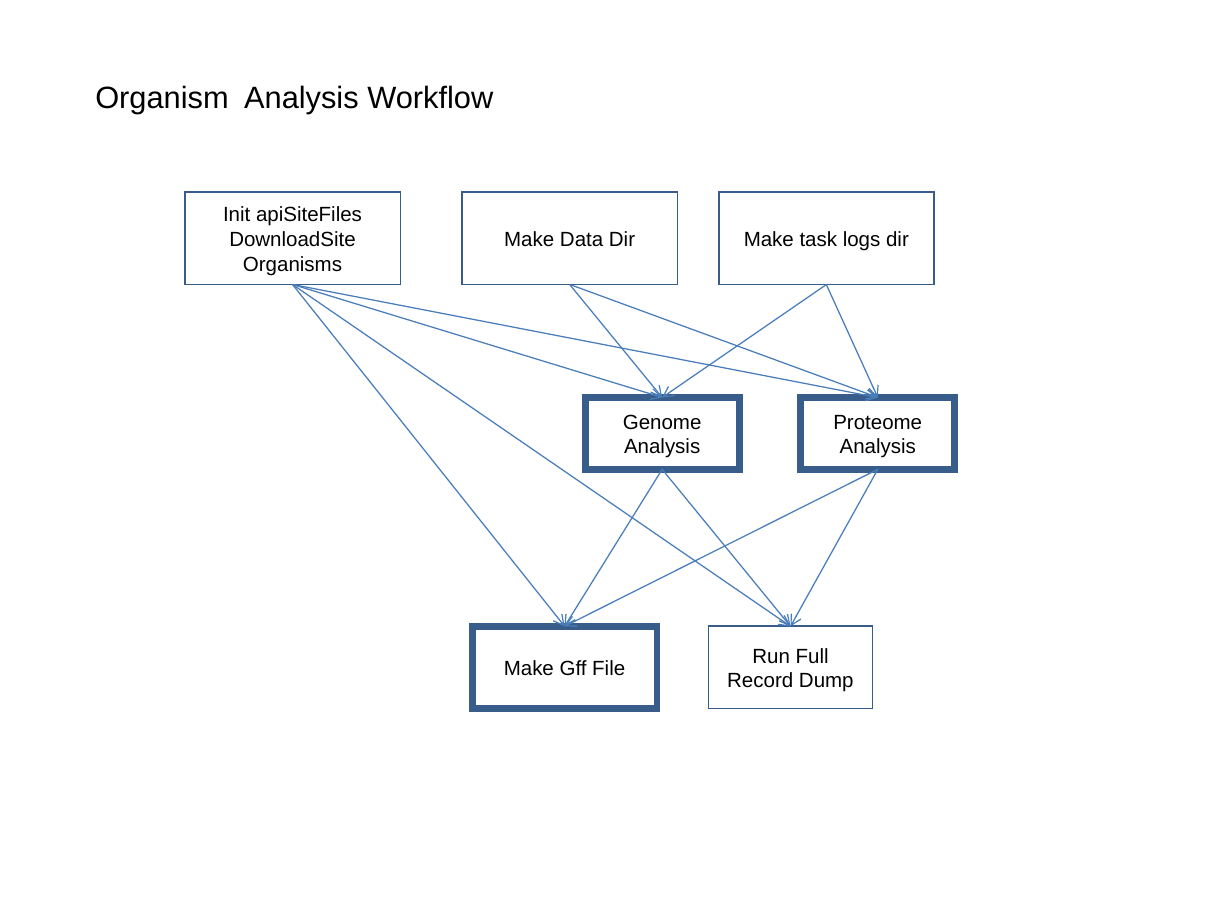
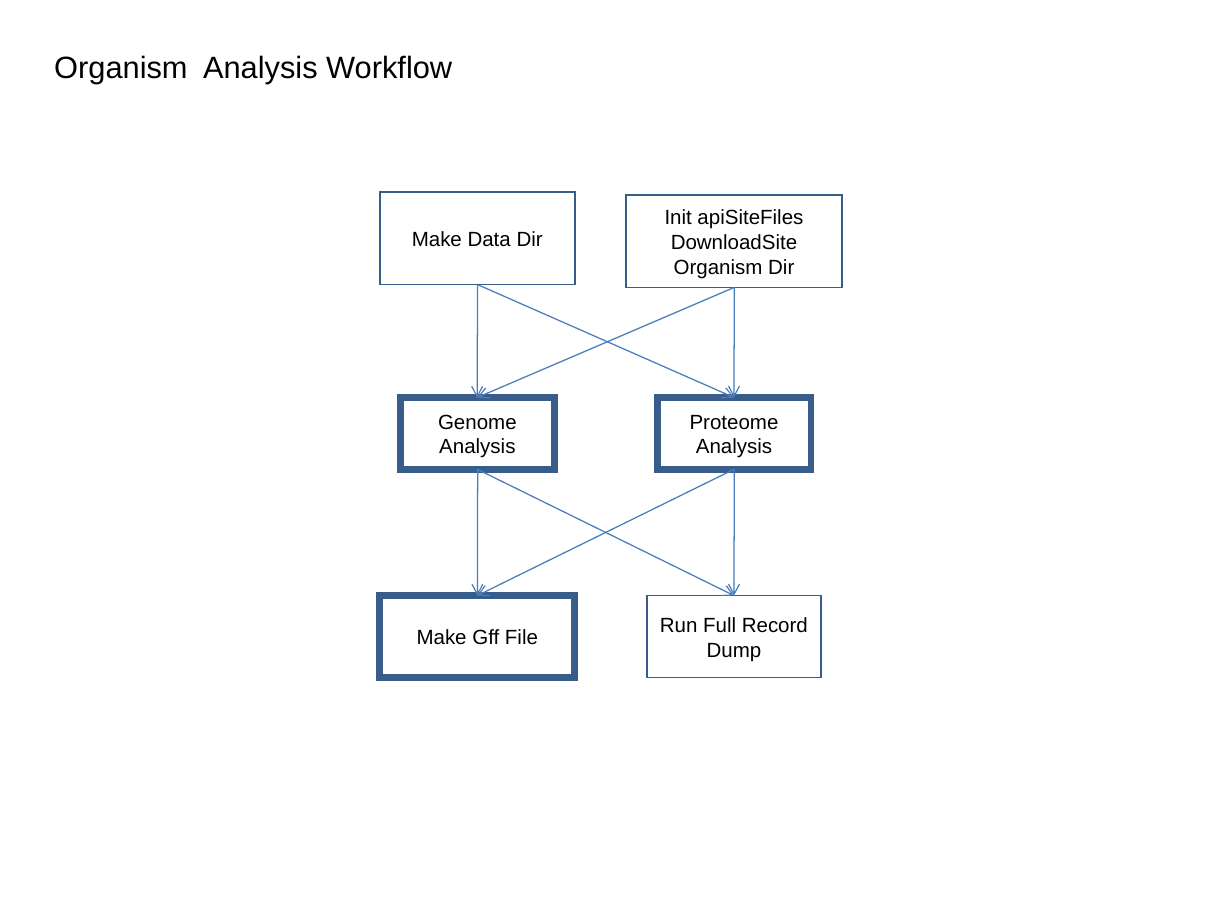
Before and after one commit to VEuPathDB/ApiCommonData, a slide deck: slide 3 of Load/doc/workflow/AnalysisWorkflow_wei.ppt. Drawn at 1232x924 pixels with LibreOffice and Linux fonts; fonts in the diff are those of the drawing. Boxes give left, top, right and bottom in pixels: in the first picture for what was removed or moved away, otherwise in the second. Text is boxed around its words. In the diff, an @@ line names an element or a change of style, - is before the commit and + after.

```diff
--- a/Load/doc/workflow/AnalysisWorkflow_wei.ppt
+++ b/Load/doc/workflow/AnalysisWorkflow_wei.ppt
@@ text "Organism Analysis Workflow": place and size @@
-text "Organism Analysis Workflow" at [95, 85, 493, 114]
+text "Organism Analysis Workflow" at [54, 55, 452, 83]
@@ rectangle "Make Data Dir": place and size @@
-rectangle "Make Data Dir" at [462, 192, 678, 285]
+rectangle "Make Data Dir" at [379, 192, 574, 285]
@@ rectangle "Init apiSiteFiles DownloadSite Organism Dir": place and size @@
-rectangle "Init apiSiteFiles DownloadSite Organism Dir" at [185, 192, 400, 285]
+rectangle "Init apiSiteFiles DownloadSite Organism Dir" at [626, 195, 841, 287]
@@ text in rectangle at [665, 209, 803, 279]: text changed @@
-Init apiSiteFiles DownloadSite Organisms
+Init apiSiteFiles DownloadSite Organism Dir
@@ rectangle removed at [718, 192, 934, 285] @@
-Make task logs dir
@@ arrow removed from (292, 285) to (791, 626) @@
@@ arrow moved from (569, 285) - (662, 398) to (477, 285) - (734, 398) @@
@@ arrow moved from (292, 285) - (877, 398) to (734, 287) - (477, 398) @@
@@ arrow moved from (293, 285) - (663, 398) to (478, 285) - (477, 398) @@
@@ arrow removed from (570, 285) to (878, 398) @@
@@ arrow moved from (827, 285) - (662, 398) to (734, 287) - (734, 398) @@
@@ arrow removed from (827, 285) to (877, 398) @@
@@ rectangle "Genome Analysis": place and size @@
-rectangle "Genome Analysis" at [585, 398, 739, 469]
+rectangle "Genome Analysis" at [400, 398, 554, 469]
@@ rectangle "Proteome Analysis": place and size @@
-rectangle "Proteome Analysis" at [801, 398, 955, 469]
+rectangle "Proteome Analysis" at [657, 398, 811, 469]
@@ arrow moved from (663, 469) - (564, 626) to (734, 469) - (477, 595) @@
@@ arrow moved from (878, 469) - (564, 626) to (477, 469) - (734, 595) @@
@@ arrow moved from (292, 285) - (564, 626) to (478, 469) - (477, 595) @@
@@ arrow moved from (662, 469) - (791, 626) to (734, 469) - (734, 595) @@
@@ arrow removed from (878, 469) to (791, 626) @@
@@ rectangle "Make Gff File": place and size @@
-rectangle "Make Gff File" at [472, 626, 657, 708]
+rectangle "Make Gff File" at [379, 595, 574, 678]
@@ rectangle "Run Full Record Dump": place and size @@
-rectangle "Run Full Record Dump" at [708, 626, 872, 708]
+rectangle "Run Full Record Dump" at [647, 595, 822, 678]
```
Also in this commit, not shown: 18 other slides changed.
